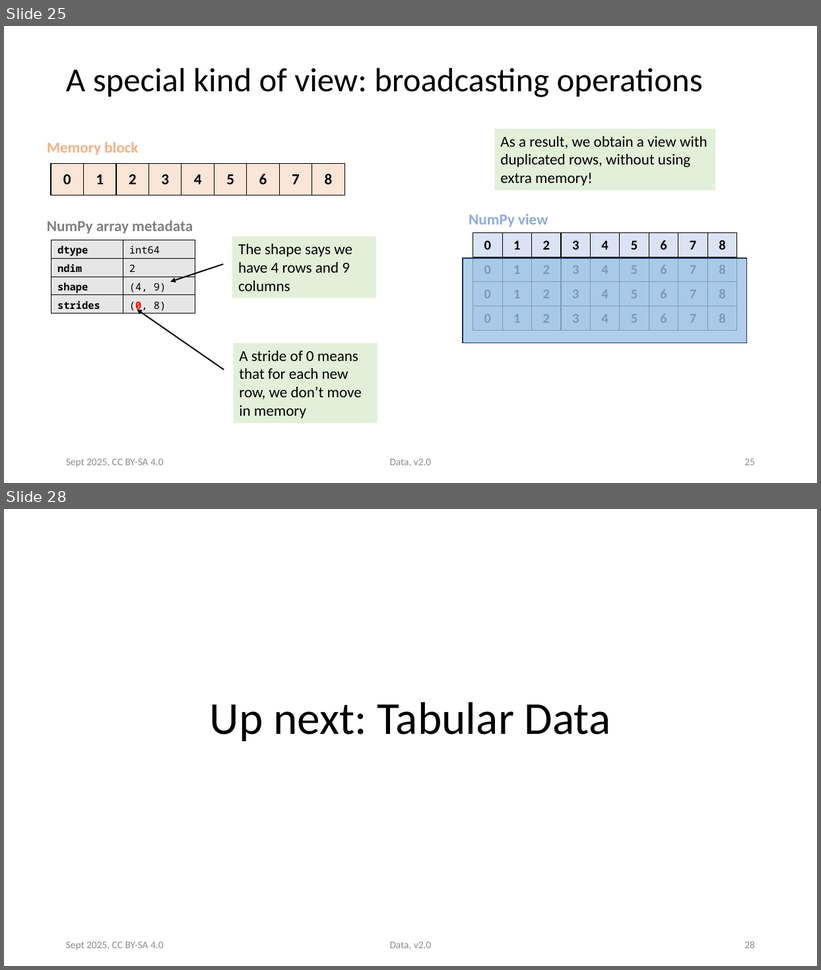
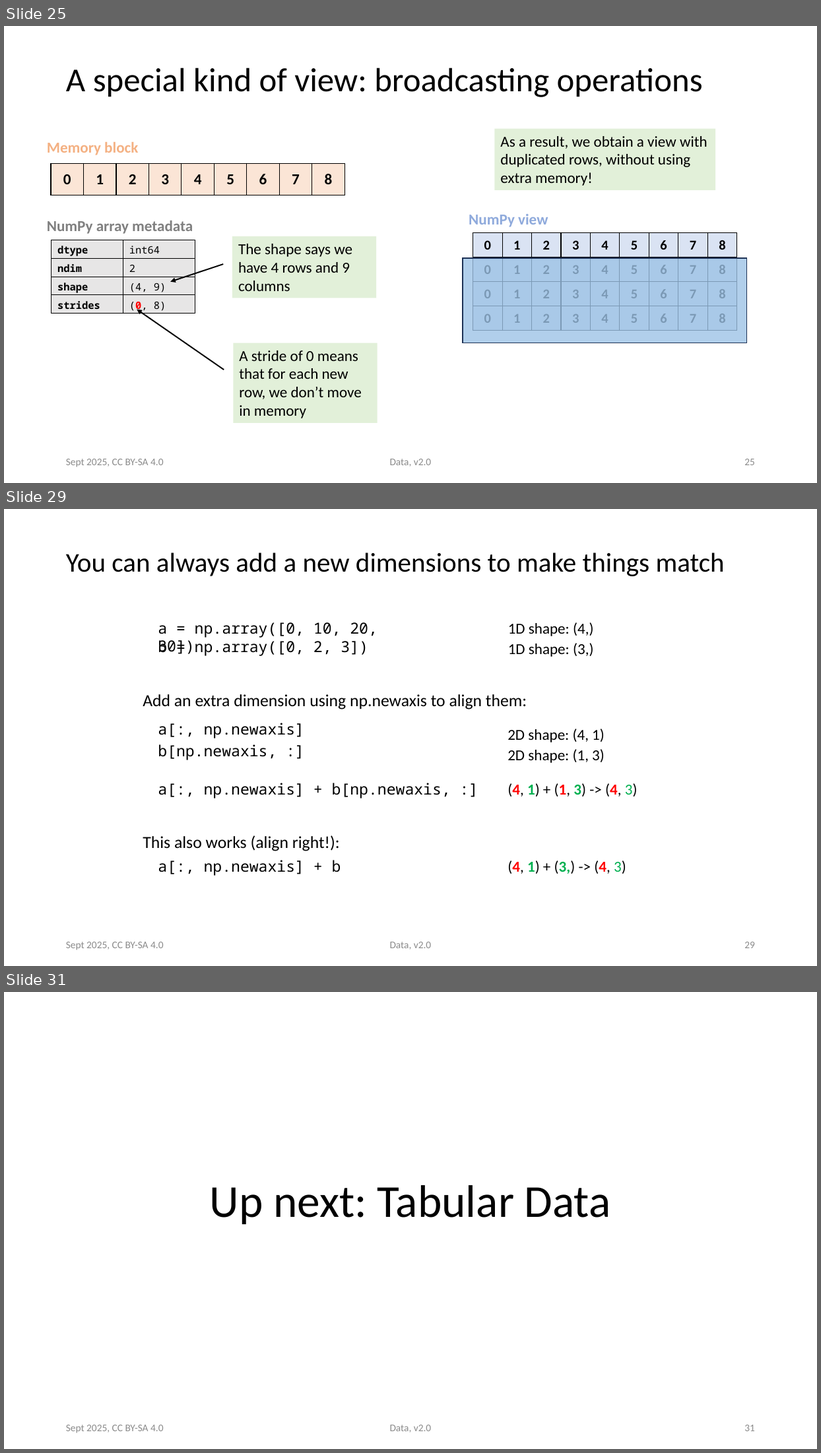
Before and after one commit to victoris93/data_class, a slide deck: numpy.pptx. Shown one above the other, each under a label of ours: slides 25 and 28 before the commit, slides 25, 29 and 31 after it; the slides between them are not shown. The pictures are 821x970 and 821x1453 pixels, drawn with LibreOffice and Linux fonts; fonts in the diff are those of the drawing. Boxes give left, top, right and bottom in pixels: in the first picture for what was removed or moved away, otherwise in the second. Text is boxed around its words. In the diff, an @@ line names an element or a change of style, - is before the commit and + after.

```diff
--- a/numpy.pptx
+++ b/numpy.pptx
@@ slide 29 added at [4,509,817,966], background #FFFFFF @@
@@ title added at [66,553,725,576], 32 pt, text #000000 @@
+You can always add a new dimensions to make things match
@@ text added at [158,623,378,654], 18 pt, text #000000 @@
+a = np.array([0, 10, 20, 30])
@@ text added at [508,623,593,636], 18 pt, text #000000 @@
+1D shape: (4,)
@@ text added at [158,640,368,656], 18 pt, text #000000 @@
+b = np.array([0, 2, 3])
@@ text added at [508,643,593,657], 18 pt, text #000000 @@
+1D shape: (3,)
@@ text added at [143,694,527,710], 20 pt, text #000000 @@
+Add an extra dimension using np.newaxis to align them:
@@ text added at [158,723,304,739], 18 pt, text #000000 @@
+a[:, np.newaxis]
@@ text added at [158,745,277,760], 18 pt, text #000000 @@
+b[np.newaxis, :]
@@ text added at [508,729,605,743], 18 pt, text #000000 @@
+2D shape: (4, 1)
@@ text added at [508,749,605,763], 18 pt, text #000000 @@
+2D shape: (1, 3)
@@ text added at [158,783,451,799], 18 pt, text #000000 @@
+a[:, np.newaxis] + b[np.newaxis, :]
@@ text added at [508,784,638,797], 18 pt, text #000000 @@
+(4, 1) + (1, 3) -> (4, 3)
@@ text added at [143,836,340,852], 20 pt, text #000000 @@
+This also works (align right!):
@@ text added at [158,860,341,876], 18 pt, text #000000 @@
+a[:, np.newaxis] + b
@@ text added at [508,861,626,874], 18 pt, text #000000 @@
+(4, 1) + (3,) -> (4, 3)
@@ text added at [66,942,163,951], 12 pt, text #8C8C8C @@
+Sept 2025, CC BY-SA 4.0
@@ text added at [390,942,431,950], 12 pt, text #8C8C8C @@
+Data, v2.0
@@ page number added at [745,942,755,949], 12 pt, text #8C8C8C @@
+29
@@ what was slide 28 is now slide 31 @@
@@ page number at [745,1425,755,1432]: text changed @@
-28
+31
```
Also in this commit, not shown: 5 slides changed, 2 other slides added, 2 other files.
